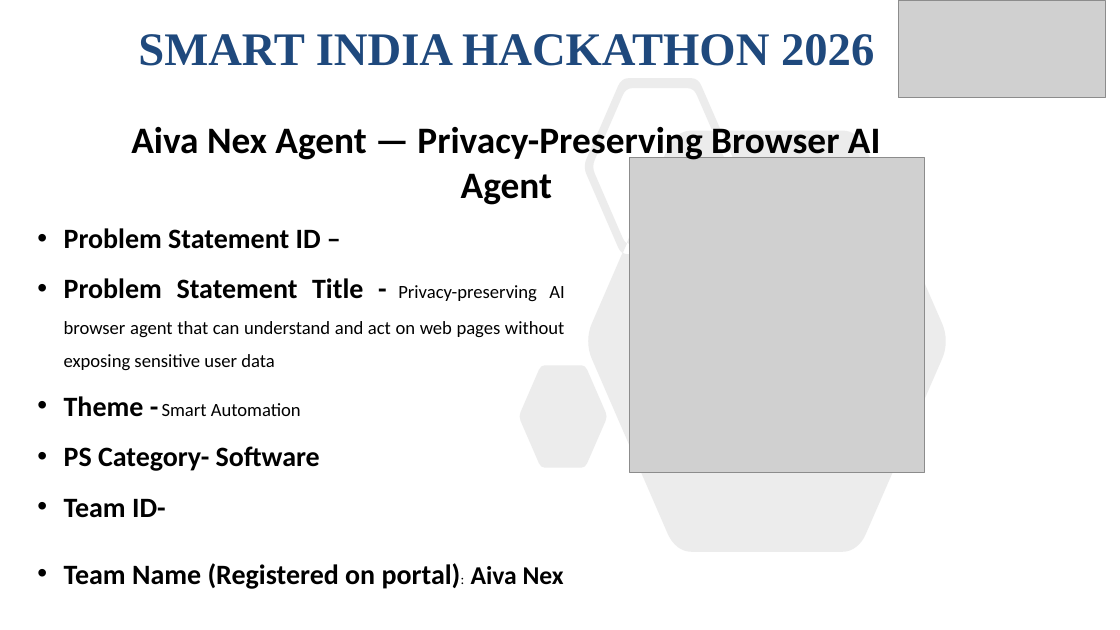
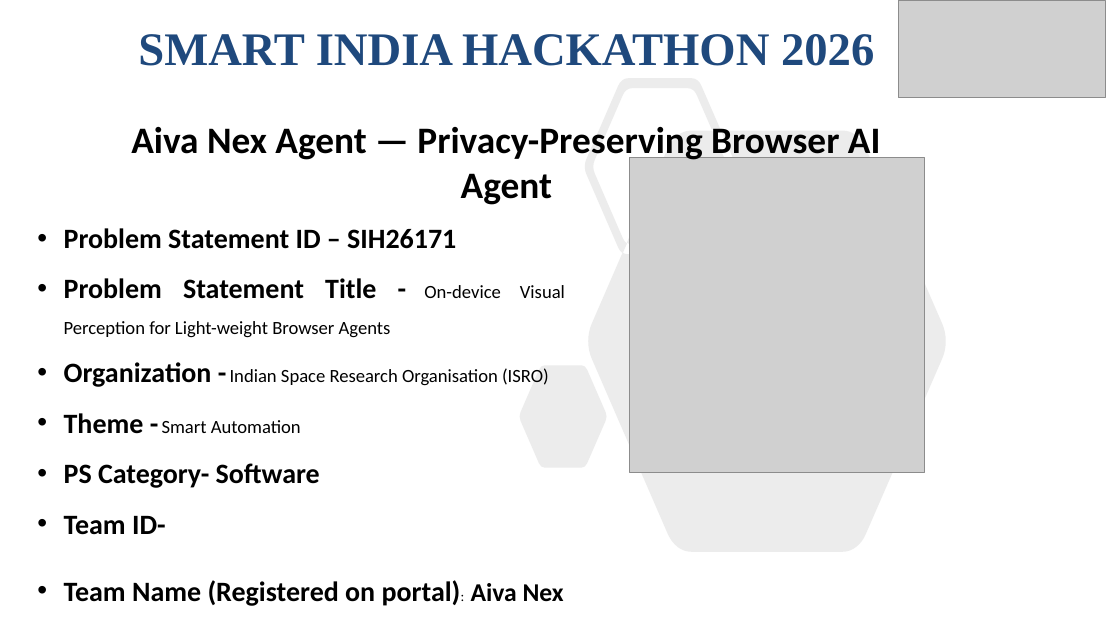
Before and after one commit to Jothik1506-ai/AIVA-NEX, a slide deck: slide 1 of Final SIH 2026 (1).pptx. Drawn at 1120x630 pixels with LibreOffice and Linux fonts; fonts in the diff are those of the drawing; grey boxes stand for pictures. Boxes give left, top, right and bottom in pixels: in the first picture for what was removed or moved away, otherwise in the second. Text is boxed around its words. In the diff, an @@ line names an element or a change of style, - is before the commit and + after.

```diff
--- a/Final SIH 2026 (1).pptx
+++ b/Final SIH 2026 (1).pptx
@@ text at bbox=[64, 228, 565, 387]: text changed @@
-• Problem Statement ID –
-• Problem Statement Title - Privacy-preserving AI browser agent that can understand and act on web pages without exposing sensitive user data
+• Problem Statement ID – SIH26171
+• Problem Statement Title - On-device Visual Perception for Light-weight Browser Agents
+• Organization - Indian Space Research Organisation (ISRO)
```
Also in this commit, not shown: 3 other slides changed.
